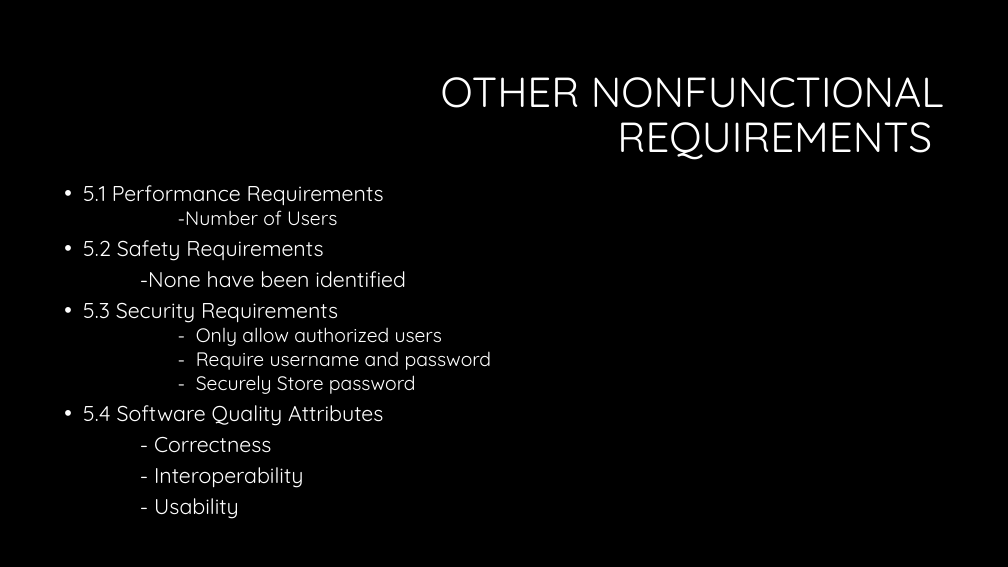
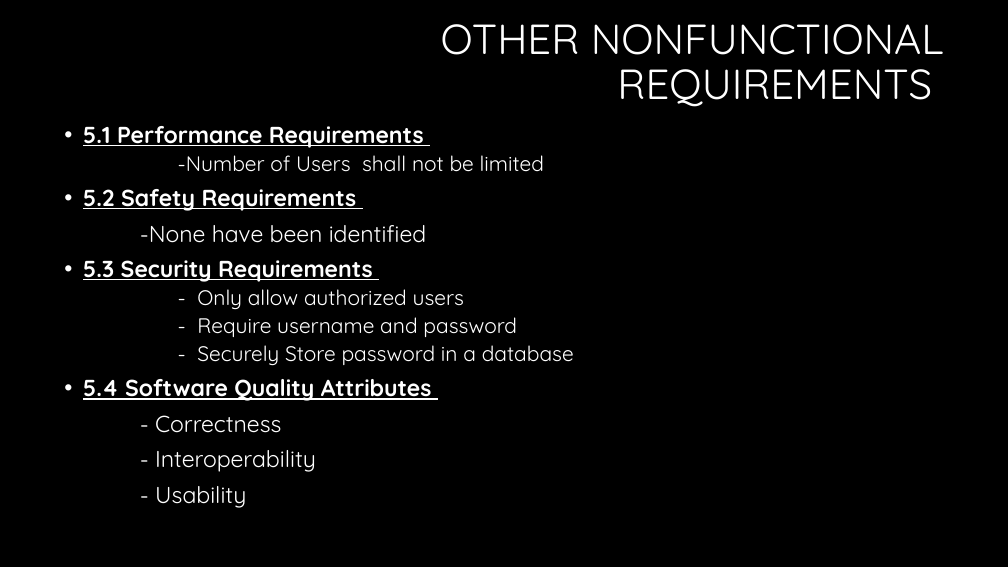
Before and after one commit to sarahakk/fraction-worksheet-creator, a slide deck: slide 9 of Presentation Elementary Engineers .pptx. Drawn at 1008x567 pixels with LibreOffice and Linux fonts; fonts in the diff are those of the drawing; background and template pictures are left out. Boxes give left, top, right and bottom in pixels: in the first picture for what was removed or moved away, otherwise in the second. Text is boxed around its words. In the diff, an @@ line names an element or a change of style, - is before the commit and + after.

Commit message:
Added the content to Nonfunctional requirements 5.1 -5.5

```diff
--- a/Presentation Elementary Engineers .pptx
+++ b/Presentation Elementary Engineers .pptx
@@ title "OTHER NONFUNCTIONAL REQUIREMENTS": place and size @@
-title "OTHER NONFUNCTIONAL REQUIREMENTS" at bbox=[441, 77, 944, 160]
+title "OTHER NONFUNCTIONAL REQUIREMENTS" at bbox=[441, 24, 944, 107]
@@ text "5.1 Performance Requirements": place and size @@
-text "5.1 Performance Requirements" at bbox=[83, 185, 491, 519]
+text "5.1 Performance Requirements" at bbox=[83, 126, 574, 508]
@@ text at bbox=[83, 126, 517, 508]: size 20.4 to 22 pt in "5.1 Performance Requirements", "5.2 Safety Requirements", "-None have been identified", "5.3 Security Requirements" and 4 more places; bold on, underline on in "5.1 Performance Requirements", "5.2 Safety Requirements", "5.3 Security Requirements", "5.4 Software Quality Attributes"; size 18.5 to 20 pt in "- Only allow authorized users", "- Require username and password"; line spacing 0.8 to 0.9 @@
@@ text at bbox=[178, 155, 544, 172]: text changed; size 18.5 to 20 pt @@
-  -Number of Users
+  -Number of Users shall not be limited
@@ text at bbox=[197, 345, 574, 366]: text changed; size 18.5 to 20 pt @@
-  - Securely Store password
+  - Securely Store password in a database
```
Also in this commit, not shown: 2 other slides changed.
